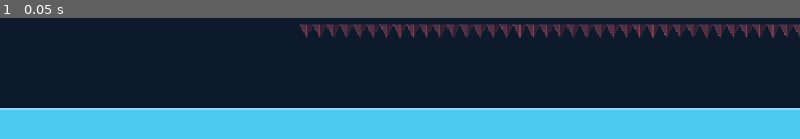
Above: before the commit, frame 1.
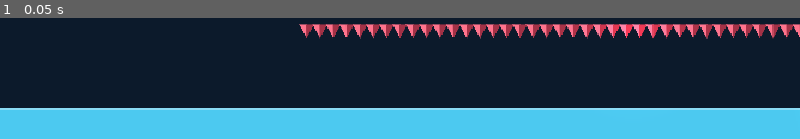
Above: after the commit, the same moment.

Repository: Athryell/GMTK-Game-Jam-2026
Game: Godot game, scene res://scenes/levels/level_02_the_ledge.tscn
The game is run twice, just before and just after one commit, with the same random seed, the same clock (stepped at 60 frames per second) and the same inputs. The project has no main scene, so this scene is started directly.
Inputs:
- Up to frame 1 (0.05 s): no input

The runs differ from the first frame. In frame 1, 4.3% of the frame differs, in the area x 37-100%, y 4-18%.

Commit message:
add sfx tick, win

Diff:
--- a/hourglass_hero_godot/scenes/entities/door.tscn
+++ b/hourglass_hero_godot/scenes/entities/door.tscn
@@ -1,16 +1,24 @@
-[gd_scene load_steps=3 format=3]
+[gd_scene format=3 uid="uid://cggpaij3sjfcg"]
 
-[ext_resource type="Script" path="res://scripts/entities/door.gd" id="1_door"]
+[ext_resource type="Script" uid="uid://co6py30u7wjk5" path="res://scripts/entities/door.gd" id="1_door"]
+[ext_resource type="AudioStream" uid="uid://bqbkuyfve5nlf" path="res://audio/music/ticking.wav" id="2_ewl7v"]
 
 [sub_resource type="RectangleShape2D" id="RectangleShape2D_door"]
 resource_local_to_scene = true
 size = Vector2(34, 64)
 
-[node name="Door" type="Area2D"]
+[node name="Door" type="Area2D" unique_id=1396874587]
 collision_layer = 0
 collision_mask = 2
 script = ExtResource("1_door")
+size = Vector2(34, 64)
 
-[node name="CollisionShape2D" type="CollisionShape2D" parent="."]
+[node name="CollisionShape2D" type="CollisionShape2D" parent="." unique_id=1498525460]
 position = Vector2(17, 32)
 shape = SubResource("RectangleShape2D_door")
+
+[node name="AudioStreamPlayer2D" type="AudioStreamPlayer2D" parent="." unique_id=1367986667]
+stream = ExtResource("2_ewl7v")
+volume_db = 10.0
+autoplay = true
+max_distance = 500.0
--- a/hourglass_hero_godot/scenes/entities/platform.tscn
+++ b/hourglass_hero_godot/scenes/entities/platform.tscn
@@ -1,6 +1,6 @@
-[gd_scene load_steps=4 format=3]
+[gd_scene format=3 uid="uid://ctubyeprxboeq"]
 
-[ext_resource type="Script" path="res://scripts/entities/platform.gd" id="1_platform"]
+[ext_resource type="Script" uid="uid://c0s1mp7h21qw3" path="res://scripts/entities/platform.gd" id="1_platform"]
 
 [sub_resource type="RectangleShape2D" id="RectangleShape2D_body"]
 resource_local_to_scene = true
@@ -10,21 +10,19 @@
 resource_local_to_scene = true
 size = Vector2(120, 8)
 
-[node name="Platform" type="AnimatableBody2D"]
-collision_layer = 1
+[node name="Platform" type="AnimatableBody2D" unique_id=130973261]
 collision_mask = 0
-sync_to_physics = true
 script = ExtResource("1_platform")
 
-[node name="CollisionShape2D" type="CollisionShape2D" parent="."]
+[node name="CollisionShape2D" type="CollisionShape2D" parent="." unique_id=1230177288]
 position = Vector2(60, 9)
 shape = SubResource("RectangleShape2D_body")
 
-[node name="PadDetector" type="Area2D" parent="."]
+[node name="PadDetector" type="Area2D" parent="." unique_id=1960478573]
 collision_layer = 0
 collision_mask = 2
 monitoring = false
 
-[node name="CollisionShape2D" type="CollisionShape2D" parent="PadDetector"]
+[node name="CollisionShape2D" type="CollisionShape2D" parent="PadDetector" unique_id=484525883]
 position = Vector2(60, 0)
 shape = SubResource("RectangleShape2D_pad")
--- a/hourglass_hero_godot/scenes/entities/player.tscn
+++ b/hourglass_hero_godot/scenes/entities/player.tscn
@@ -1,19 +1,18 @@
-[gd_scene load_steps=4 format=3]
+[gd_scene format=3 uid="uid://ccp1uecsckuqu"]
 
-[ext_resource type="Script" path="res://scripts/entities/player.gd" id="1_player"]
-[ext_resource type="Script" path="res://scripts/entities/hourglass_visual.gd" id="2_visual"]
+[ext_resource type="Script" uid="uid://dvhaf71rqoxrh" path="res://scripts/entities/player.gd" id="1_player"]
+[ext_resource type="Script" uid="uid://cqht7a7fer0sg" path="res://scripts/entities/hourglass_visual.gd" id="2_visual"]
 
 [sub_resource type="RectangleShape2D" id="RectangleShape2D_body"]
 size = Vector2(26, 38)
 
-[node name="Player" type="CharacterBody2D"]
+[node name="Player" type="CharacterBody2D" unique_id=2065392704]
 collision_layer = 2
-collision_mask = 1
 floor_snap_length = 6.0
 script = ExtResource("1_player")
 
-[node name="CollisionShape2D" type="CollisionShape2D" parent="."]
+[node name="CollisionShape2D" type="CollisionShape2D" parent="." unique_id=1460436267]
 shape = SubResource("RectangleShape2D_body")
 
-[node name="Visual" type="Node2D" parent="."]
+[node name="Visual" type="Node2D" parent="." unique_id=900011547]
 script = ExtResource("2_visual")
--- a/hourglass_hero_godot/scenes/levels/level_02_the_ledge.tscn
+++ b/hourglass_hero_godot/scenes/levels/level_02_the_ledge.tscn
@@ -17,6 +17,7 @@
 
 [node name="Door" parent="Entities" unique_id=306638810 instance=ExtResource("2_7tcmr")]
 position = Vector2(1120, 438)
+size = Vector2(34, 64)
 
 [node name="Platform1" parent="Entities" unique_id=697397651 instance=ExtResource("3_eyiv3")]
 position = Vector2(0, 502)
@@ -24,6 +25,5 @@
 
 [node name="Spikes1" parent="Entities" unique_id=1149232076 instance=ExtResource("4_sed4g")]
 position = Vector2(360, 403)
+facing = 1
 size = Vector2(800, 24)
-plane = 1
-facing = 1
Not shown, added: hourglass_hero_godot/audio/music/ticking.wav.import
Not shown, added: hourglass_hero_godot/audio/sfx/win.mp3.import
Not shown: 1 places in hourglass_hero_godot/scenes/levels/level_02_the_ledge.tscn that only renumber resources
Not shown, added: hourglass_hero_godot/audio/music/ticking.wav
Not shown, added: hourglass_hero_godot/audio/sfx/win.mp3
